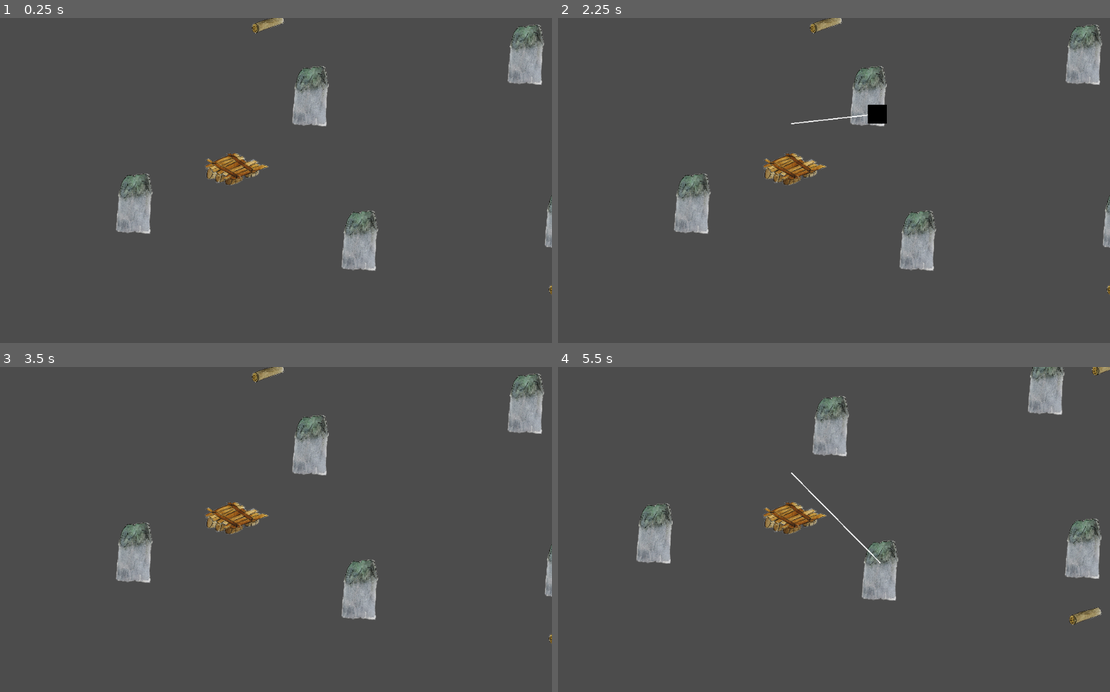
Above: before the commit, frames 1-4 (two rows, left to right).
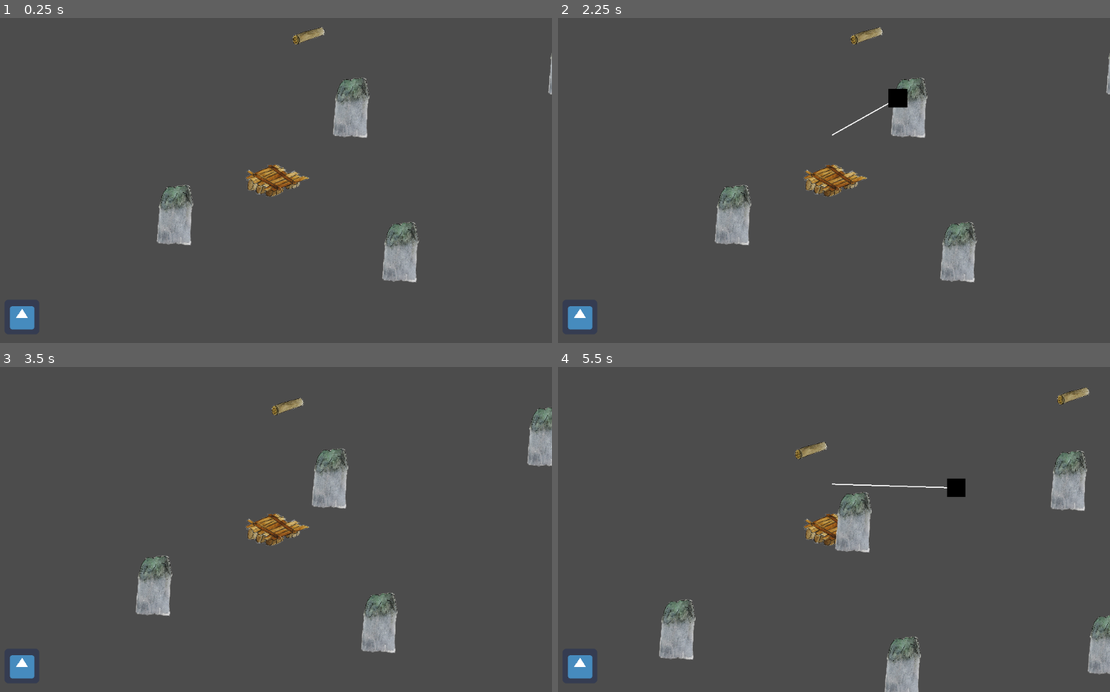
Above: after the commit, the same moments.

Repository: surgura/kwok5
Game: Godot game, scene res://world.tscn
Same seed, same stepped clock (60 frames per second), same inputs: the game is played once before the commit and once after it. The engine's default icon, where the game draws it, is replaced by a stand-in: a white triangle on a blue panel in a dark square.
Inputs (mouse positions are in pixels of both pictures, inside the frame that each line leads up to):
- Up to frame 1 (0.25 s): no input
- Up to frame 2 (2.25 s): tap Enter at 0.5 s; move the mouse to (955, 164) at 0.52 s; click (955, 164) at 0.6 s; move the mouse to (718, 196) at 1.27 s; click (718, 196) at 1.35 s; tap Space at 2 s; move the mouse to (889, 109) at 2.02 s; click (889, 109) at 2.1 s
- Up to frame 3 (3.5 s): move the mouse to (248, 594) at 2.77 s; click (248, 594) at 2.85 s
- Up to frame 4 (5.5 s): move the mouse to (999, 578) at 3.52 s; click (999, 578) at 3.6 s; move the mouse to (662, 480) at 4.27 s; click (662, 480) at 4.35 s; move the mouse to (861, 529) at 5.02 s; click (861, 529) at 5.1 s

The runs differ from the first frame. In frame 1, 8.8% of the frame differs, in the area x 1-100%, y 0-96%; in frame 2, 8.9%; in frame 3, 8.9%; in frame 4, 11%, in the area x 1-100%, y 0-100%.

Commit message:
Fix invisible ui and misaligned items

Diff:
--- a/godot/world.tscn
+++ b/godot/world.tscn
@@ -1,34 +1,35 @@
 [gd_scene load_steps=6 format=2]
 
-[ext_resource path="res://raft.tscn" type="PackedScene" id=1]
-[ext_resource path="res://floating_items/rock.tscn" type="PackedScene" id=2]
+[ext_resource path="res://floating_items/rock.tscn" type="PackedScene" id=1]
+[ext_resource path="res://raft.tscn" type="PackedScene" id=2]
 [ext_resource path="res://floating_items/wooden_plank.tscn" type="PackedScene" id=3]
 [ext_resource path="res://floating_items/shark.tscn" type="PackedScene" id=4]
 [ext_resource path="res://inventory/scenes/InventoryUI.tscn" type="PackedScene" id=5]
 
 [node name="world" type="Node2D"]
 
-[node name="rock7" parent="." instance=ExtResource( 2 )]
+[node name="rock7" parent="." instance=ExtResource( 1 )]
 position = Vector2( 999.955, -542.002 )
 
-[node name="rock6" parent="." instance=ExtResource( 2 )]
+[node name="rock6" parent="." instance=ExtResource( 1 )]
 position = Vector2( 548.687, -205.905 )
 
-[node name="raft" parent="." instance=ExtResource( 1 )]
+[node name="raft" parent="." instance=ExtResource( 2 )]
 position = Vector2( 8.7236, 18.6952 )
 inventory_path = NodePath("../gui/inventory")
 
 [node name="camera" type="Camera2D" parent="raft"]
-position = Vector2( 74.968, 21.1843 )
 current = true
+drag_margin_h_enabled = false
+drag_margin_v_enabled = false
 
-[node name="rock" parent="." instance=ExtResource( 2 )]
+[node name="rock" parent="." instance=ExtResource( 1 )]
 position = Vector2( 242.841, 137.402 )
 
-[node name="rock2" parent="." instance=ExtResource( 2 )]
+[node name="rock2" parent="." instance=ExtResource( 1 )]
 position = Vector2( 152.142, -129.169 )
 
-[node name="rock3" parent="." instance=ExtResource( 2 )]
+[node name="rock3" parent="." instance=ExtResource( 1 )]
 position = Vector2( -172.251, 69.0026 )
 
 [node name="wooden_plank" parent="." instance=ExtResource( 3 )]
@@ -40,18 +41,17 @@
 [node name="gui" type="CanvasLayer" parent="."]
 
 [node name="inventory" parent="gui" instance=ExtResource( 5 )]
-visible = false
 
-[node name="rock4" parent="." instance=ExtResource( 2 )]
+[node name="rock4" parent="." instance=ExtResource( 1 )]
 position = Vector2( 1016.08, -61.3021 )
 
-[node name="rock5" parent="." instance=ExtResource( 2 )]
+[node name="rock5" parent="." instance=ExtResource( 1 )]
 position = Vector2( 617.028, 97.0525 )
 
 [node name="wooden_plank2" parent="." instance=ExtResource( 3 )]
 position = Vector2( 661.698, -225.239 )
 
-[node name="rock8" parent="." instance=ExtResource( 2 )]
+[node name="rock8" parent="." instance=ExtResource( 1 )]
 position = Vector2( 754.389, -226.933 )
 
 [node name="wooden_plank3" parent="." instance=ExtResource( 3 )]
Not shown: 1 places in godot/world.tscn that only renumber resources
